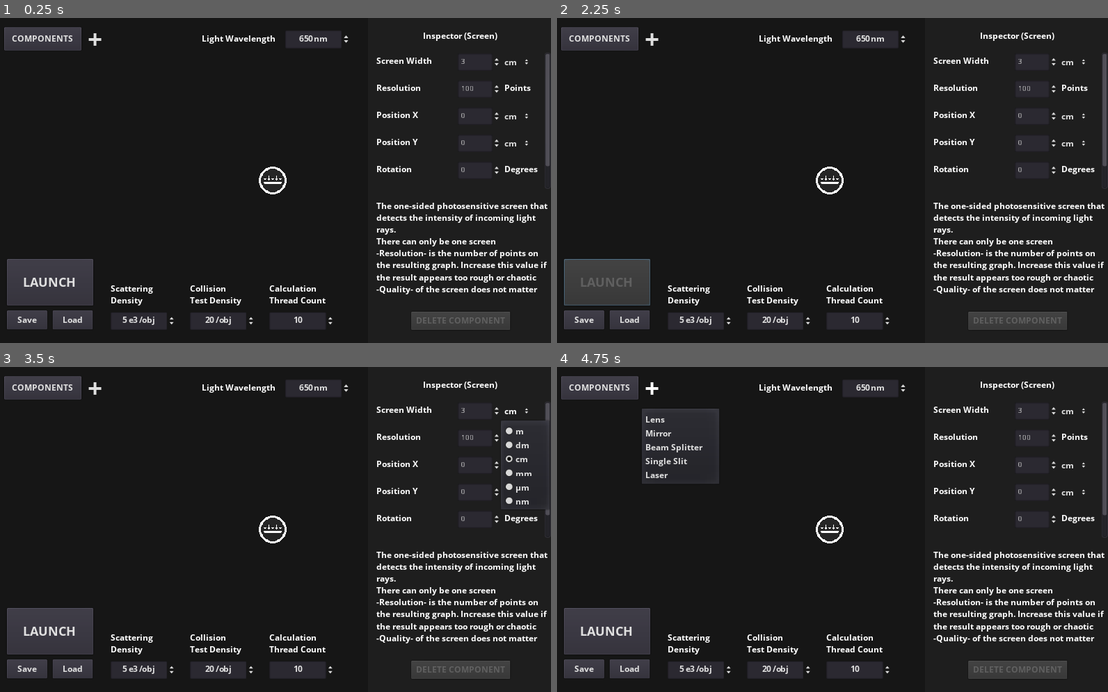
Above: before the commit, frames 1-4 (two rows, left to right).
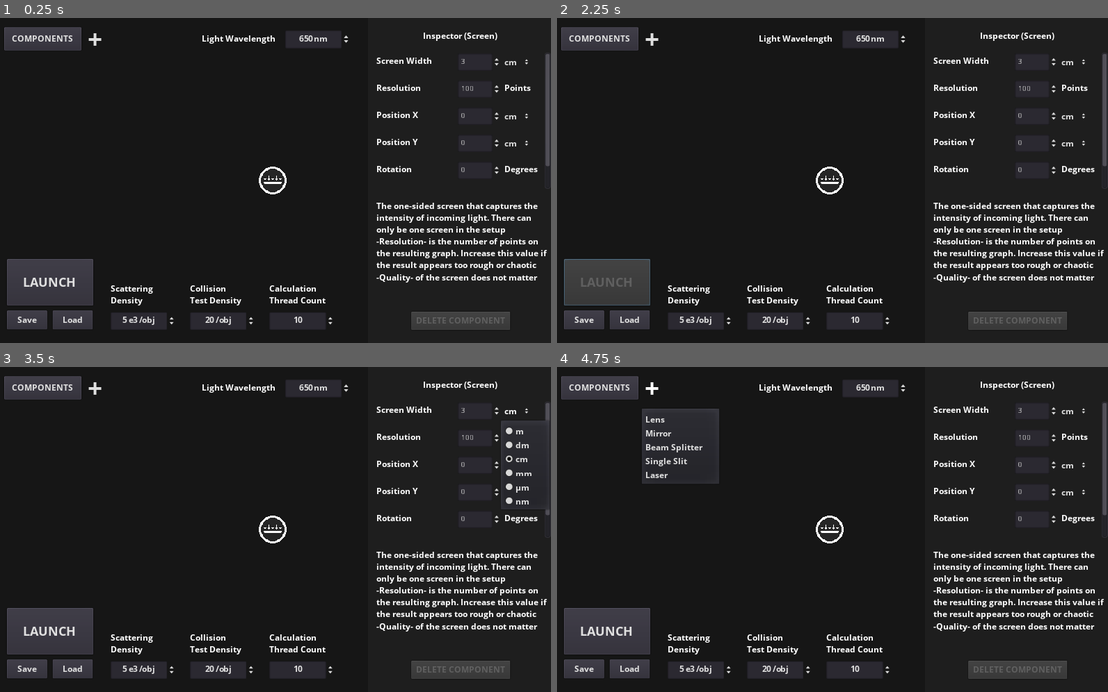
Above: after the commit, the same moments.

Repository: sodaJar/LightInterferenceSimulator
Game: Godot game, scene res://MainScene/MainScene.tscn
The game is run twice, just before and just after one commit, with the same random seed, the same clock (stepped at 60 frames per second) and the same inputs.
Inputs:
- Up to frame 1 (0.25 s): no input
- Up to frame 2 (2.25 s): click "+" at 0.5 s; click "COMPONENTS" at 1.25 s; click "LAUNCH" at 2 s
- Up to frame 3 (3.5 s): click "cm" at 2.75 s
- Up to frame 4 (4.75 s): click "LAUNCH" at 3.5 s; click "+" at 4.25 s

The runs differ from the first frame. In frame 1, 2.2% of the frame differs, in the area x 68-100%, y 56-86%; in frame 2, 2.2%; in frame 3, 2.2%; in frame 4, 2.2%.

Commit message:
minor tweaks

Diff:
--- a/Gui/Lis.gd
+++ b/Gui/Lis.gd
@@ -45,8 +45,8 @@
 	},
 	"Screen": {
 		"icon": preload("ComponentAssets/Screen.png"),
-		"description":"The one-sided photosensitive screen that detects the intensity of incoming light rays.\n"+\
-		"There can only be one screen\n-Resolution- is the number of points on the resulting graph. "+\
+		"description":"The one-sided screen that captures the intensity of incoming light. "+\
+		"There can only be one screen in the setup\n-Resolution- is the number of points on the resulting graph. "+\
 		"Increase this value if the result appears too rough or chaotic"+\
 		"\n-Quality- of the screen does not matter",
 		"properties": {
@@ -60,11 +60,11 @@
 		"-Power- relates to the intensity observed and does not have a real unit\n"+\
 		"-Beam width- is the width where the power is above around 13.5% of the maximum power. The actual "+\
 		"width of the laser device that blocks passing rays is twice the -beam width-\n"+\
-		"The smaller the -scattering angle-, the more collimated the light beam",
+		"Decreasing the -scattering angle- causes the light beam to be more concentrated",
 		"properties": {
-			"beamWidth":["f100:um",{"min":"f10:um","max":"f1:mm"}],
+			"beamWidth":["f100:um",{"min":"f100:nm","max":"f1:mm"}],
 			"power":["f100:%",{"min":"f1:%"}],
-			"scatteringAngle":["f30:degrees",{"min":"f1:degrees","max":"f180:degrees"}]
+			"scatteringAngle":["f30:degrees",{"min":"f1:degrees","max":"f180:degrees"}],
 		}
 	}
 }
--- a/Gui/MainScene/MainScene.tscn
+++ b/Gui/MainScene/MainScene.tscn
@@ -28,34 +28,6 @@
 [node name="Ui" type="CanvasLayer" parent="."]
 layer = 10
 
-[node name="AddComponentMenuButton" type="MenuButton" parent="Ui"]
-margin_left = 163.0
-margin_top = 1.0
-margin_right = 209.0
-margin_bottom = 74.0
-hint_tooltip = "Add a new component to the setup"
-theme = ExtResource( 5 )
-custom_fonts/font = ExtResource( 3 )
-text = "+"
-script = ExtResource( 6 )
-
-[node name="ComponentsButton" type="Button" parent="Ui"]
-margin_left = 18.0
-margin_top = 17.0
-margin_right = 160.0
-margin_bottom = 60.0
-theme = ExtResource( 5 )
-text = "COMPONENTS"
-
-[node name="ComponentsPopupMenu" type="PopupMenu" parent="Ui"]
-margin_left = 15.0
-margin_top = 67.0
-margin_right = 226.0
-margin_bottom = 107.0
-theme = ExtResource( 5 )
-hide_on_state_item_selection = true
-script = ExtResource( 2 )
-
 [node name="ColorRect2" type="ColorRect" parent="Ui"]
 margin_left = 687.0
 margin_top = -92.0
@@ -132,6 +104,7 @@
 theme = ExtResource( 5 )
 min_value = 10.0
 max_value = 1e+06
+step = 0.1
 value = 650.0
 allow_greater = true
 align = 1
@@ -242,6 +215,35 @@
 theme = ExtResource( 5 )
 text = "Save"
 
+[node name="ComponentsButton" type="Button" parent="Ui"]
+margin_left = 18.0
+margin_top = 17.0
+margin_right = 160.0
+margin_bottom = 60.0
+theme = ExtResource( 5 )
+text = "COMPONENTS"
+
+[node name="AddComponentMenuButton" type="MenuButton" parent="Ui"]
+margin_left = 163.0
+margin_top = 1.0
+margin_right = 209.0
+margin_bottom = 74.0
+hint_tooltip = "Add a new component to the setup"
+theme = ExtResource( 5 )
+custom_fonts/font = ExtResource( 3 )
+text = "+"
+script = ExtResource( 6 )
+
+[node name="ComponentsPopupMenu" type="PopupMenu" parent="Ui"]
+visible = true
+margin_left = 15.0
+margin_top = 67.0
+margin_right = 226.0
+margin_bottom = 107.0
+theme = ExtResource( 5 )
+hide_on_state_item_selection = true
+script = ExtResource( 2 )
+
 [node name="SaveLoadFileDialog" type="FileDialog" parent="Ui"]
 margin_left = 172.0
 margin_top = 120.0
@@ -258,8 +260,6 @@
 [node name="Camera2D" type="Camera2D" parent="." groups=["camera"]]
 current = true
 
-[connection signal="button_up" from="Ui/ComponentsButton" to="Ui/ComponentsPopupMenu" method="_on_ComponentsButton_button_up"]
-[connection signal="index_pressed" from="Ui/ComponentsPopupMenu" to="Ui/ComponentsPopupMenu" method="_on_ComponentsPopupMenu_index_pressed"]
 [connection signal="button_up" from="Ui/Inspector/DeleteButton" to="Ui/Inspector" method="_on_DeleteButton_button_up"]
 [connection signal="value_changed" from="Ui/Globals/WavelengthSpinBox" to="Ui/Globals" method="_on_WavelengthSpinBox_value_changed"]
 [connection signal="value_changed" from="Ui/Globals/ScDensitySpinBox" to="Ui/Globals" method="_on_ScDensitySpinBox_value_changed"]
@@ -268,4 +268,6 @@
 [connection signal="pressed" from="Ui/RunButton" to="." method="_on_RunButton_pressed"]
 [connection signal="button_up" from="Ui/LoadButton" to="Ui/SaveLoadFileDialog" method="_on_LoadButton_button_up"]
 [connection signal="button_up" from="Ui/SaveButton" to="Ui/SaveLoadFileDialog" method="_on_SaveButton_button_up"]
+[connection signal="button_up" from="Ui/ComponentsButton" to="Ui/ComponentsPopupMenu" method="_on_ComponentsButton_button_up"]
+[connection signal="index_pressed" from="Ui/ComponentsPopupMenu" to="Ui/ComponentsPopupMenu" method="_on_ComponentsPopupMenu_index_pressed"]
 [connection signal="file_selected" from="Ui/SaveLoadFileDialog" to="Ui/SaveLoadFileDialog" method="_on_SaveLoadFileDialog_file_selected"]
Binary file changed: Gui/ComponentAssets/BeamSplitter.png
Binary file added: Gui/ComponentAssets/Glass.png
Not shown, added: Gui/ComponentAssets/Glass.png.import
Binary file changed: Gui/ComponentAssets/Mirror.png
Not shown, changed: PhysicsEngine/src/components/C_Laser.java
Not shown, changed: PhysicsEngine/src/main/Setup.java
